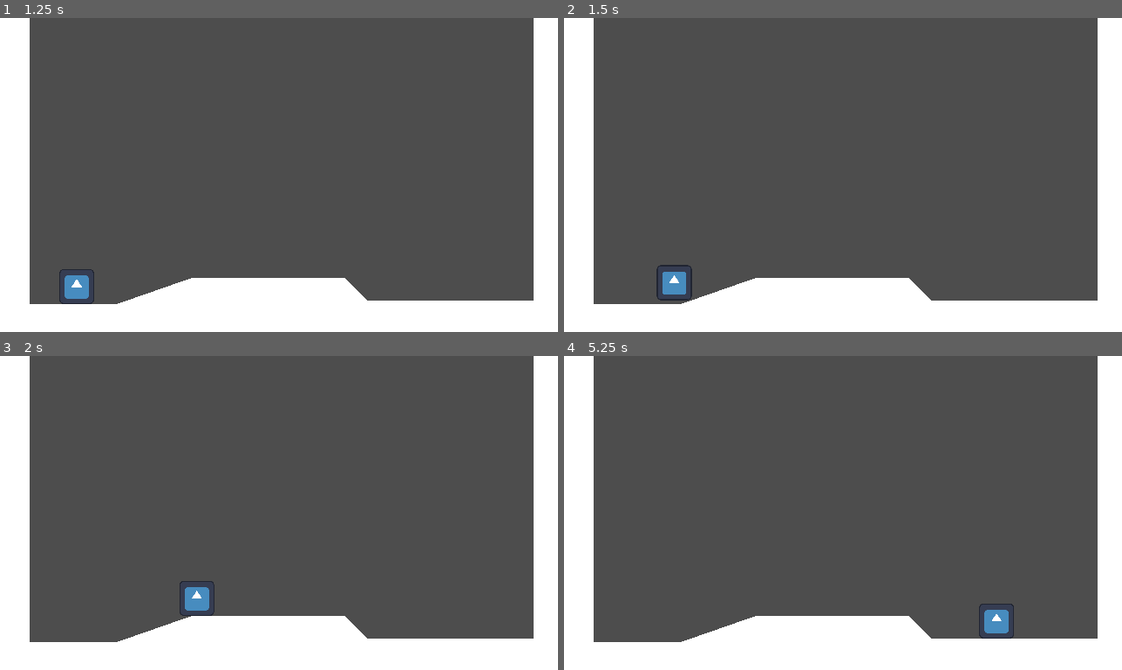
Above: before the commit, frames 1-4 (two rows, left to right).
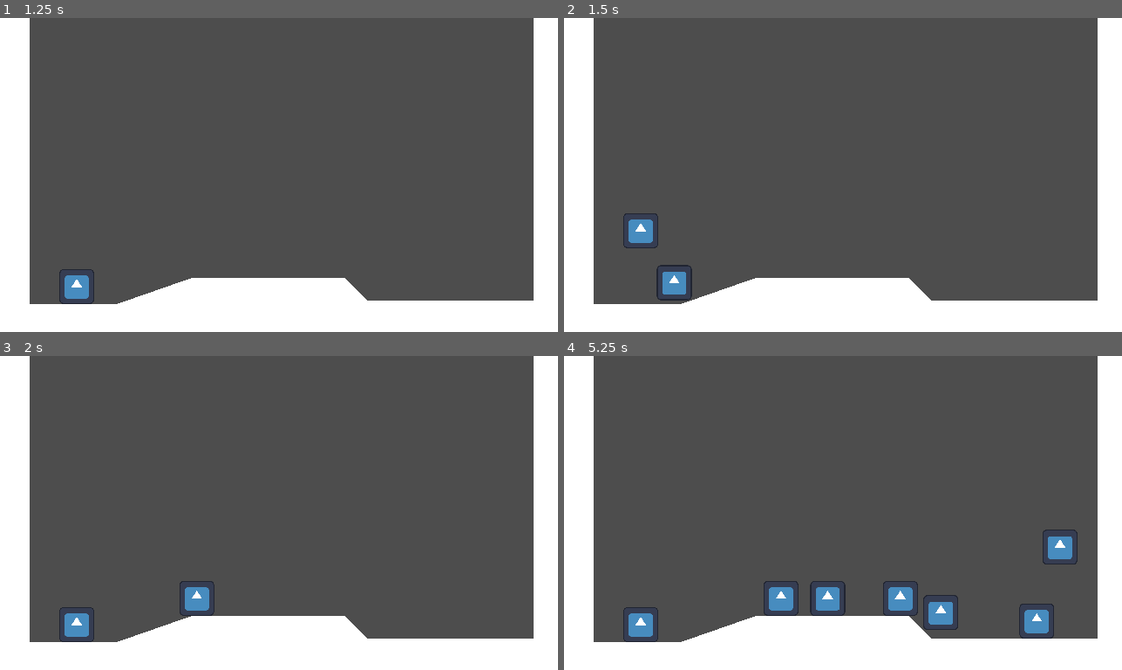
Above: after the commit, the same moments.

Repository: simonoNilssono/godot-project-thor
Game: Godot game, scene res://Scenes/main.tscn
Same seed, same stepped clock (60 frames per second), same inputs: the game is played once before the commit and once after it. The engine's default icon, where the game draws it, is replaced by a stand-in: a white triangle on a blue panel in a dark square.
Inputs (mouse positions are in pixels of both pictures, inside the frame that each line leads up to):
- Up to frame 1 (1.25 s): click "Play Game" at 0.5 s
- Up to frame 2 (1.5 s): tap Enter at 1.25 s; move the mouse to (965, 159) at 1.27 s; hold D (Right) from 1.28 s (still down); hold U (Spawn Enemy, bound only after the commit) from 1.28 s (still down)
- Up to frame 3 (2 s): keep holding D (Right); keep holding U (Spawn Enemy, bound only after the commit); tap W (Up) at 1.52 s
- Up to frame 4 (5.25 s): move the mouse to (731, 528) at 2.02 s; release U (Spawn Enemy, bound only after the commit) at 2.03 s; tap U (Spawn Enemy, bound only after the commit) at 2.1, 3.6, 5.1 s; tap W (Up) at 2.27, 3.77, 4.52 s; move the mouse to (898, 443) at 2.77 s; release D (Right) at 2.78 s; hold A (Left) 2.78-3.53 s; hold U (Spawn Enemy, bound only after the commit) 2.78-3.53 s; move the mouse to (815, 575) at 3.52 s; hold D (Right) 3.53-5.03 s; move the mouse to (1010, 560) at 4.27 s; hold U (Spawn Enemy, bound only after the commit) 4.28-5.03 s; move the mouse to (675, 465) at 5.02 s; hold A (Left) from 5.03 s (still down)

Frame 1 is identical in both runs. In frame 2, 0.4% of the frame differs, in the area x 10-17%, y 62-74%; in frame 3, 0.4%; in frame 4, 3.1%, in the area x 10-93%, y 55-92%.

Commit message:
added enemy WIP

Diff:
--- a/Scripts/player.gd
+++ b/Scripts/player.gd
@@ -1,10 +1,18 @@
 extends CharacterBody2D
 
+#WIP
+const ENEMY_SCENE = preload("res://enemy.tscn")
 const ACCELERATION = 30000
 const FRICTION = 30000
 const SPEED = 100.0
 const JUMP_VELOCITY = -300.0
 
+# single input events handled here
+func _input(event: InputEvent) -> void:
+	if event.is_action_pressed("Spawn Enemy"):
+		var enemy = ENEMY_SCENE.instantiate()
+		enemy.position = global_position - Vector2(0,50)
+		get_tree().root.add_child(enemy)
 
 func _physics_process(delta: float) -> void:
 	# Apply gravity
@@ -18,7 +26,7 @@
 
 	move_and_slide()
 
-	print(mousePosX())
+
 
 func hammerSwing(mousePosX):
 	if mousePosX >= 0:
--- /dev/null
+++ b/enemy.gd
@@ -0,0 +1,15 @@
+extends CharacterBody2D
+
+
+const SPEED = 300.0
+const JUMP_VELOCITY = -400.0
+
+
+func _physics_process(delta: float) -> void:
+	# Add the gravity.
+	if not is_on_floor():
+		velocity += get_gravity() * delta
+
+
+
+	move_and_slide()
--- /dev/null
+++ b/enemy.tscn
@@ -0,0 +1,16 @@
+[gd_scene load_steps=4 format=3 uid="uid://bcqwikn665n2d"]
+
+[ext_resource type="Script" path="res://enemy.gd" id="1_ofvqc"]
+[ext_resource type="Texture2D" uid="uid://kf52anhb6b1p" path="res://icon.svg" id="1_wr1xg"]
+
+[sub_resource type="RectangleShape2D" id="RectangleShape2D_3sp33"]
+
+[node name="Enemy" type="CharacterBody2D"]
+script = ExtResource("1_ofvqc")
+
+[node name="CollisionShape2D" type="CollisionShape2D" parent="."]
+shape = SubResource("RectangleShape2D_3sp33")
+
+[node name="Sprite2D" type="Sprite2D" parent="."]
+scale = Vector2(0.157065, 0.157065)
+texture = ExtResource("1_wr1xg")
--- a/project.godot
+++ b/project.godot
@@ -50,6 +50,11 @@
 "events": [Object(InputEventKey,"resource_local_to_scene":false,"resource_name":"","device":-1,"window_id":0,"alt_press …(192 unchanged characters)…
 ]
 }
+"Spawn Enemy"={
+"deadzone": 0.5,
+"events": [Object(InputEventKey,"resource_local_to_scene":false,"resource_name":"","device":-1,"window_id":0,"alt_pressed":false,"shift_pressed":false,"ctrl_pressed":false,"meta_pressed":false,"pressed":false,"keycode":0,"physical_keycode":85,"key_label":0,"unicode":117,"location":0,"echo":false,"script":null)
+]
+}
 
 [rendering]
 
